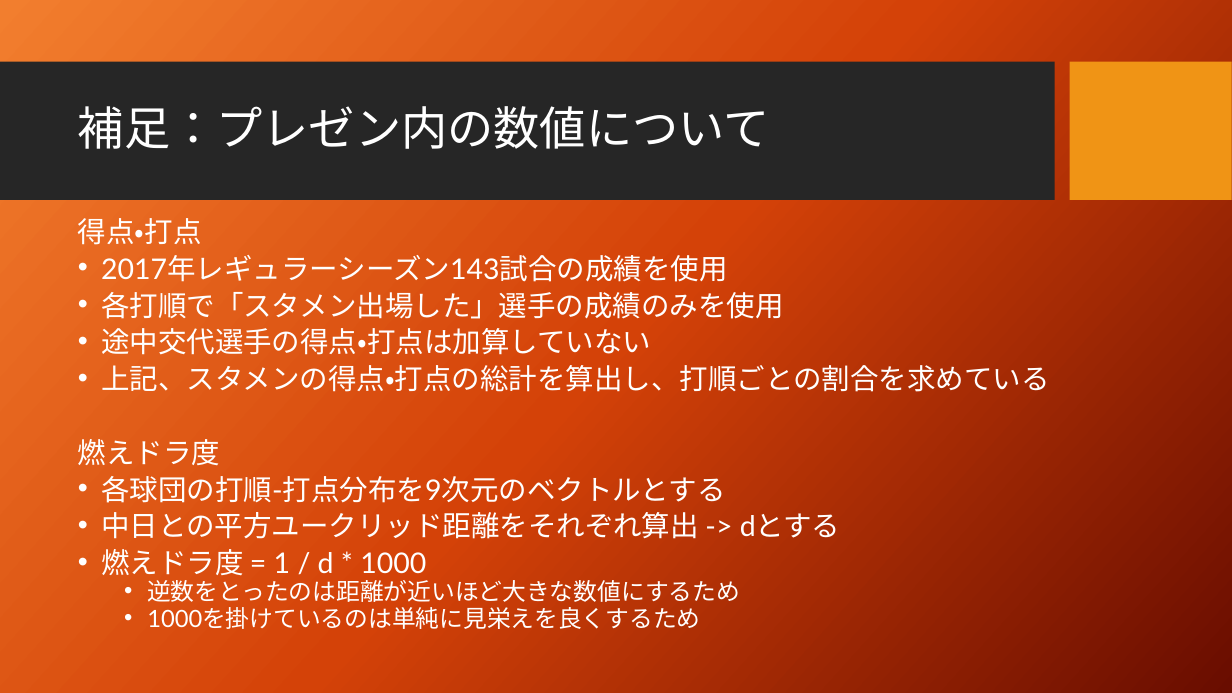
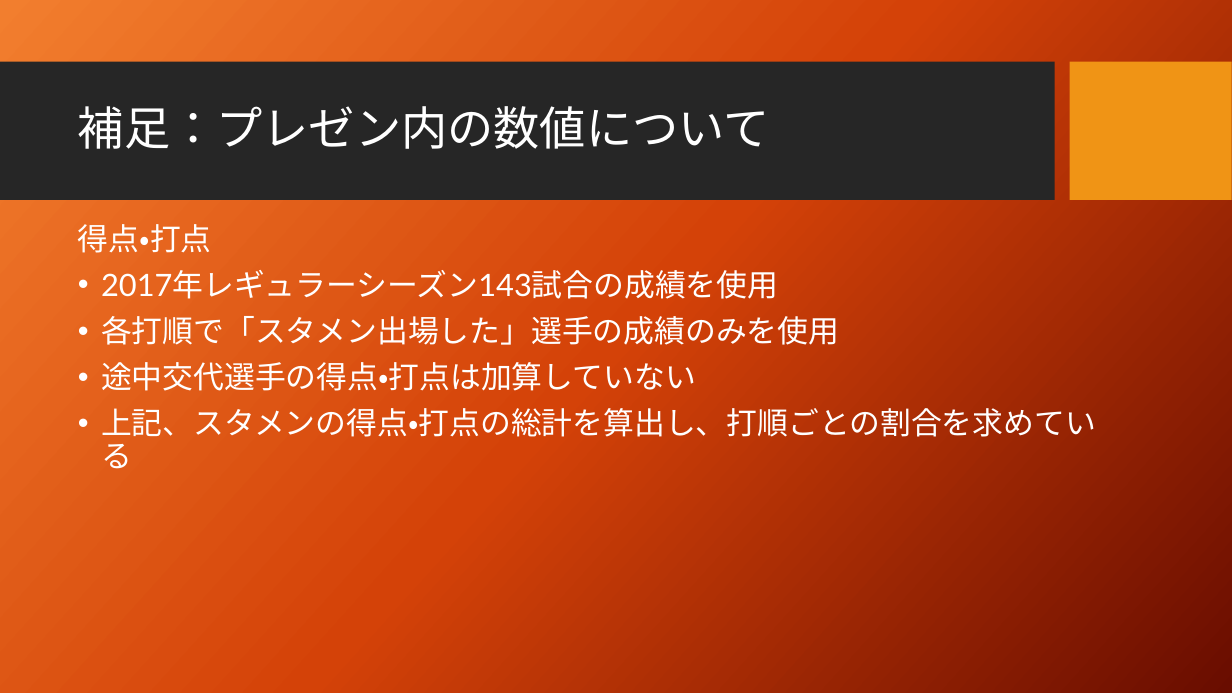
Before and after one commit to taichiw/baseball201712, a slide deck: slide 22 of 2番ペゲーロとは何だったのか.pptx (slide 17 before the commit). Drawn at 1232x693 pixels with LibreOffice and Linux fonts; fonts in the diff are those of the drawing; background and template pictures are left out. Boxes give left, top, right and bottom in pixels: in the first picture for what was removed or moved away, otherwise in the second. Text is boxed around its words. In the diff, an @@ line names an element or a change of style, - is before the commit and + after.

```diff
--- a/2番ペゲーロとは何だったのか.pptx
+++ b/2番ペゲーロとは何だったのか.pptx
@@ text "得点・打点" at <box>78,224,1096,469</box>: size 22.2 to 24 pt; line spacing 0.7 to 0.9 @@
@@ text at <box>78,439,841,629</box>: paragraphs removed @@
-燃えドラ度
-• 各球団の打順-打点分布を9次元のベクトルとする
-• 中日との平方ユークリッド距離をそれぞれ算出 -> dとする
-• 燃えドラ度 = 1 / d * 1000
-  • 逆数をとったのは距離が近いほど大きな数値にするため
-  • 1000を掛けているのは単純に見栄えを良くするため
```
Also in this commit, not shown: 7 other slides changed, 6 slides added, 1 other file.
